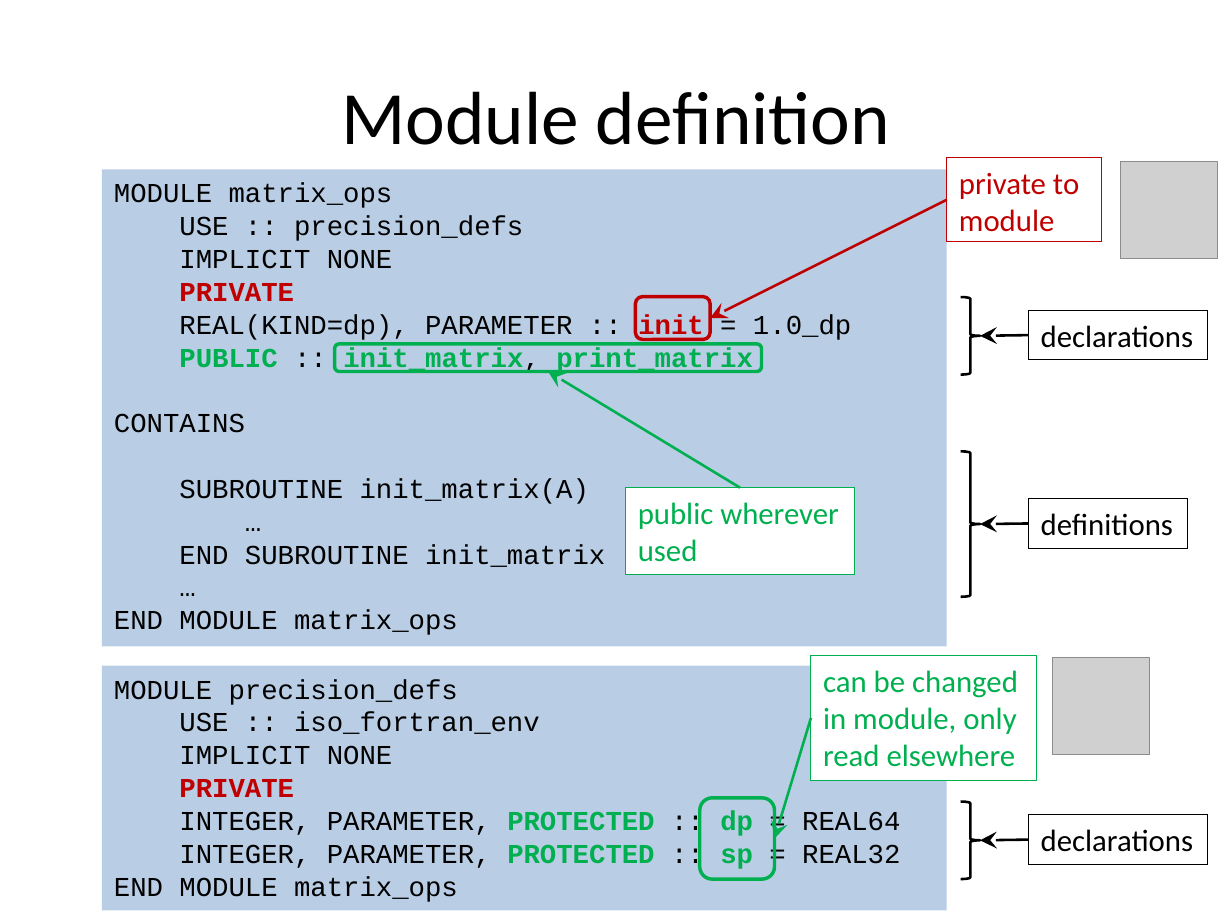
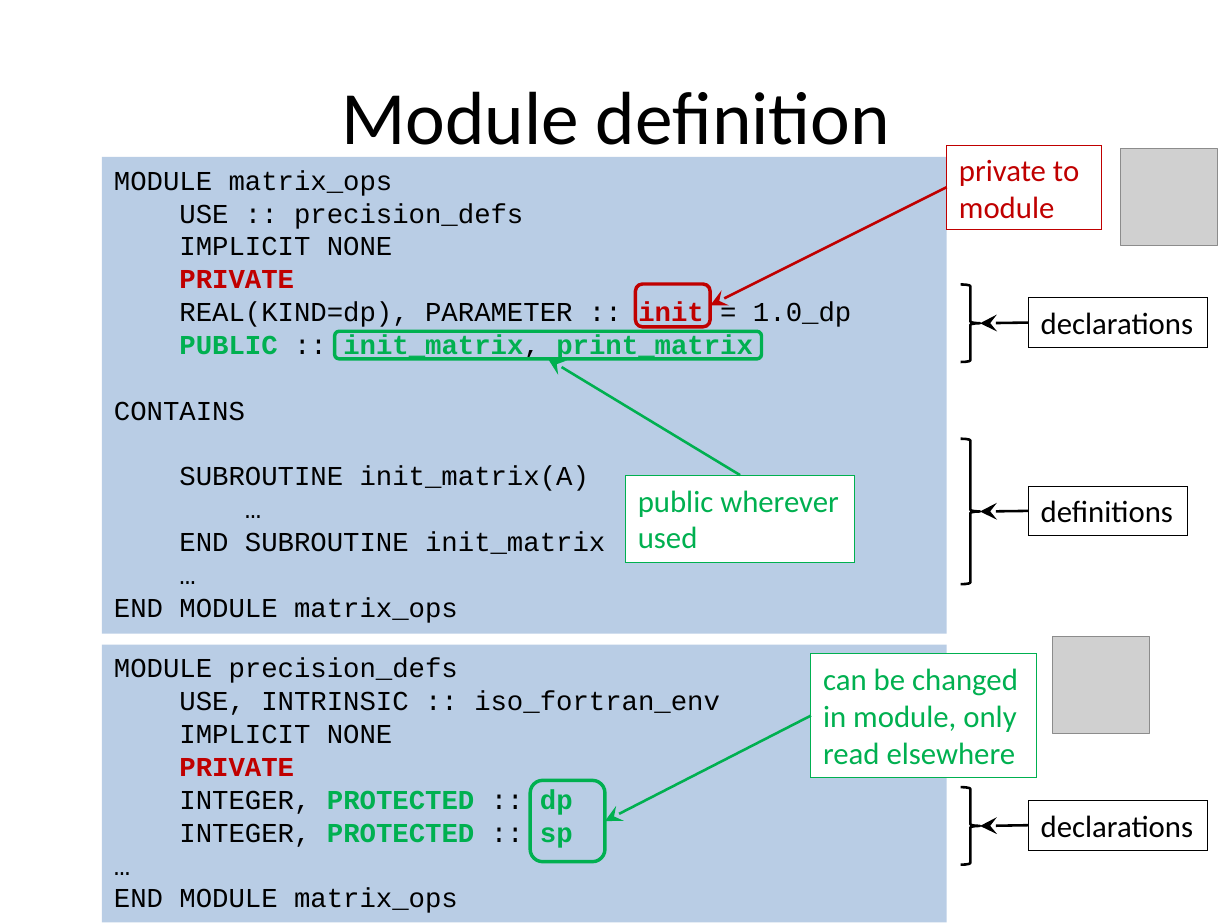
Before and after one commit to gjbex/Fortran-for-programmers, a slide deck: slide 68 of fortran_for_programmers.pptx. Drawn at 1232x924 pixels with LibreOffice and Linux fonts; fonts in the diff are those of the drawing; grey boxes stand for pictures. Boxes give left, top, right and bottom in pixels: in the first picture for what was removed or moved away, otherwise in the second. Text is boxed around its words. In the diff, an @@ line names an element or a change of style, - is before the commit and + after.

Commit message:
Add missing intrinic; remove parameter to emphasize protected

```diff
--- a/fortran_for_programmers.pptx
+++ b/fortran_for_programmers.pptx
@@ 3 rectangles, 2 right braces, 1 picture, 1 rounded rectangle, 1 arrow: place and size @@
-3 rectangles, 2 right braces, 1 picture, 1 rounded rectangle, 1 arrow at bbox=[626, 161, 1217, 596]
+3 rectangles, 2 right braces, 1 picture, 1 rounded rectangle, 1 arrow at bbox=[626, 149, 1217, 584]
@@ rectangle "MODULE precision_defs USE, INTRINSIC :: ...": place and size @@
-rectangle "MODULE precision_defs USE, INTRINSIC :: ..." at bbox=[102, 665, 947, 910]
+rectangle "MODULE precision_defs USE, INTRINSIC :: ..." at bbox=[102, 644, 947, 923]
@@ text in rectangle at bbox=[114, 658, 720, 715]: text changed @@
-MODULE precision_defs
-USE :: iso_fortran_env
+MODULE precision_defs
+USE, INTRINSIC :: iso_fortran_env
@@ picture: place and size @@
-picture at bbox=[1052, 658, 1149, 755]
+picture at bbox=[1052, 637, 1149, 734]
@@ arrow moved from (811, 718) - (775, 839) to (811, 716) - (605, 821) @@
@@ text in rectangle at bbox=[114, 790, 573, 913]: text changed @@
-INTEGER, PARAMETER, PROTECTED :: dp = REAL64
-INTEGER, PARAMETER, PROTECTED :: sp = REAL32
-END MODULE matrix_ops
+INTEGER, PROTECTED :: dp
+INTEGER, PROTECTED :: sp
+…
+END MODULE matrix_ops
@@ rounded rectangle: place and size @@
-rounded rectangle at bbox=[700, 798, 775, 880]
+rounded rectangle at bbox=[530, 780, 605, 861]
@@ 4 arrows, 3 rectangles, 1 rounded rectangle, 1 right brace: place and size @@
-4 arrows, 3 rectangles, 1 rounded rectangle, 1 right brace at bbox=[102, 158, 1207, 880]
+4 arrows, 3 rectangles, 1 rounded rectangle, 1 right brace at bbox=[102, 145, 1207, 865]
```
Also in this commit, not shown: 1 other slide changed.
